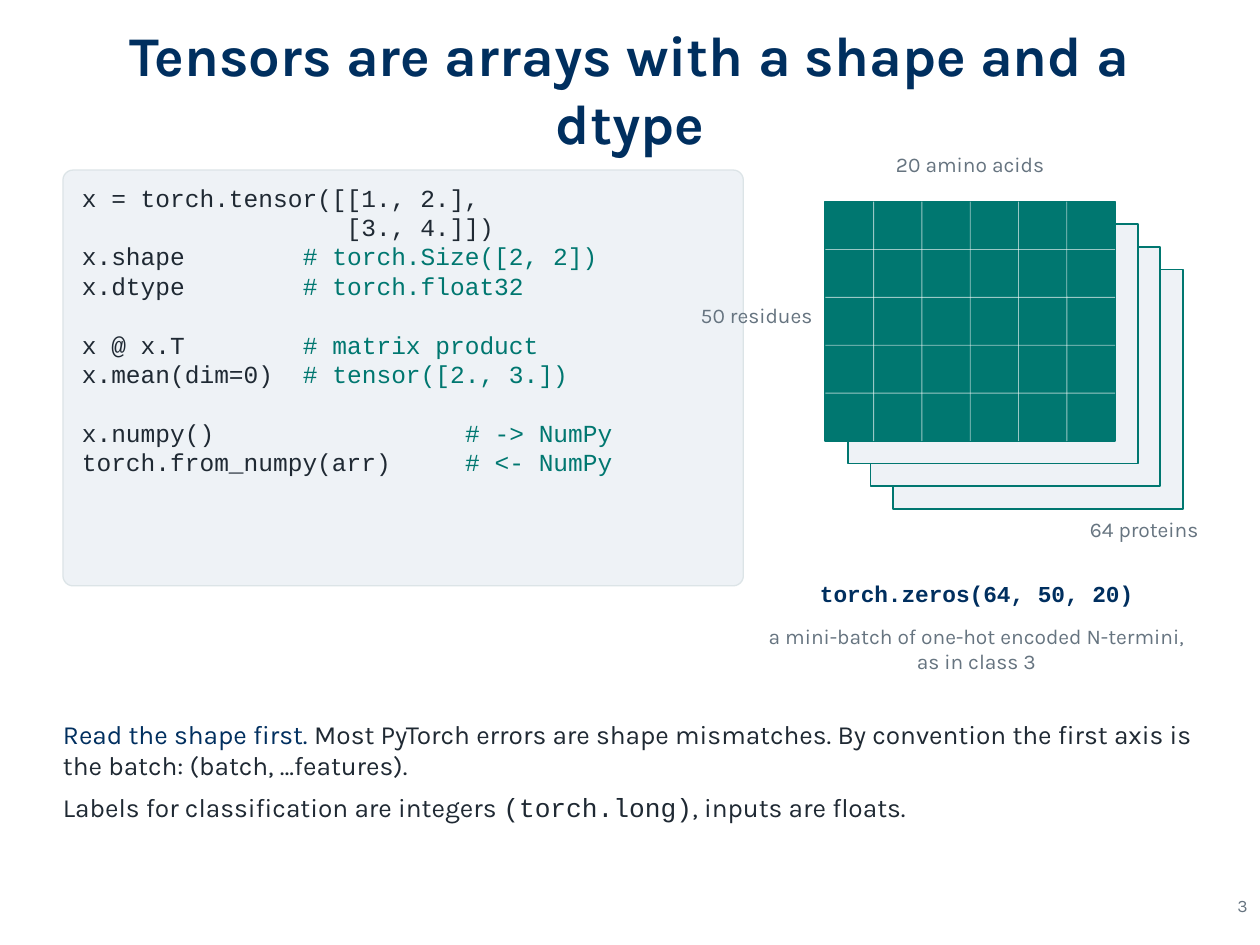
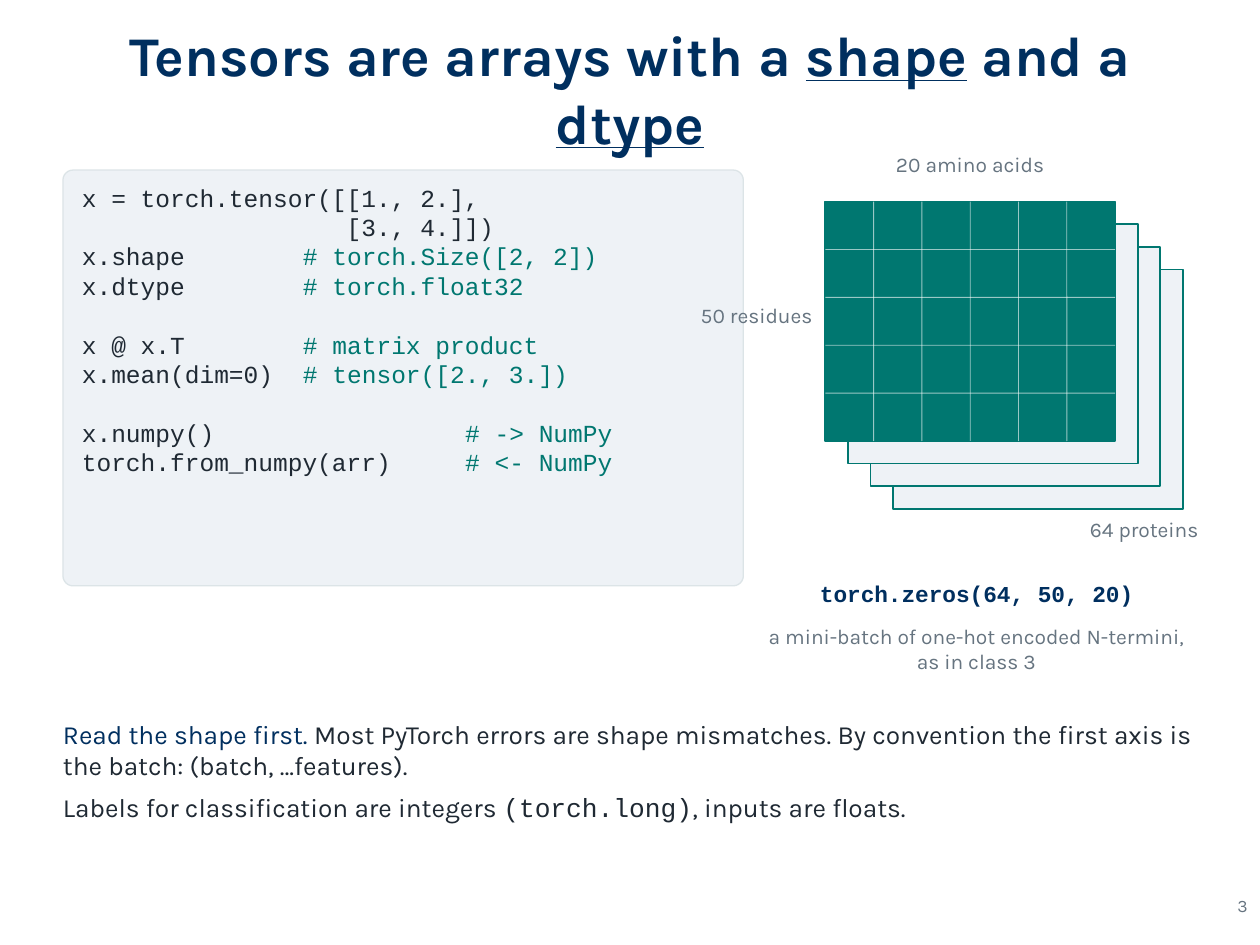
Before and after one commit to giorginolab/AI-qbio-classes, a slide deck: slide 3 of classes/3_rnn_targeting/rnn_targeting_slides.pptx. Drawn at 1260x945 pixels with LibreOffice and Linux fonts; fonts in the diff are those of the drawing. Boxes give left, top, right and bottom in pixels: in the first picture for what was removed or moved away, otherwise in the second. Text is boxed around its words. In the diff, an @@ line names an element or a change of style, - is before the commit and + after.

```diff
--- a/classes/3_rnn_targeting/rnn_targeting_slides.pptx
+++ b/classes/3_rnn_targeting/rnn_targeting_slides.pptx
@@ title "Tensors are arrays with a ..." at (130,36,1130,157): underline on in "shape dtype" @@
```
Also in this commit, not shown: 1 other slide changed, 1 slide added.
